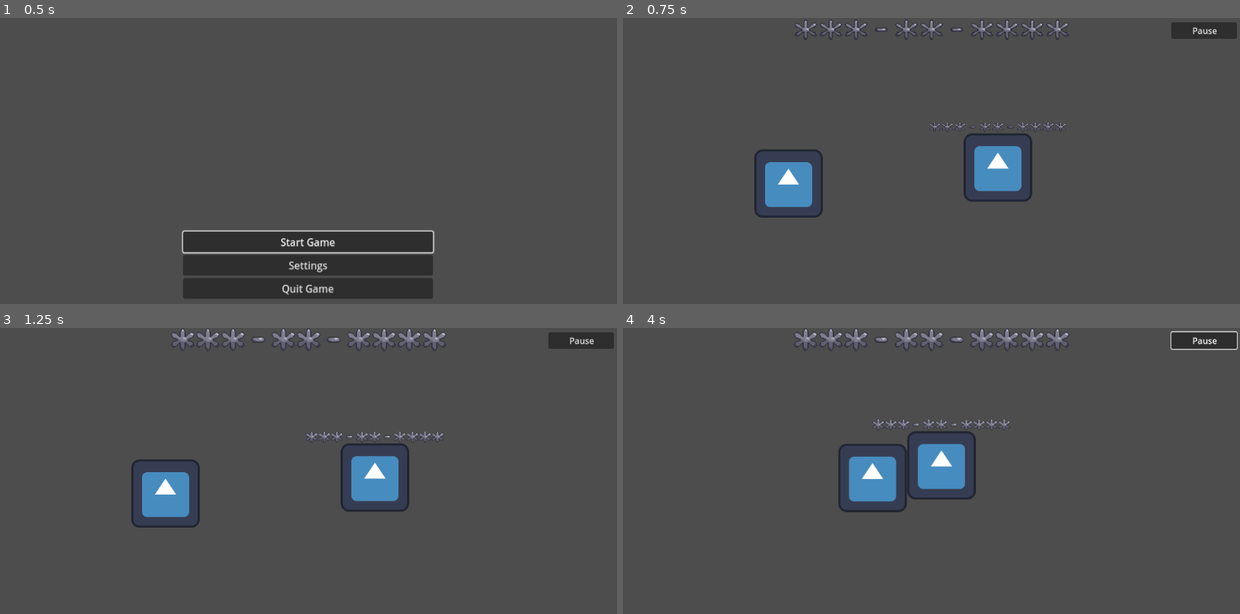
Above: before the commit, frames 1-4 (two rows, left to right).
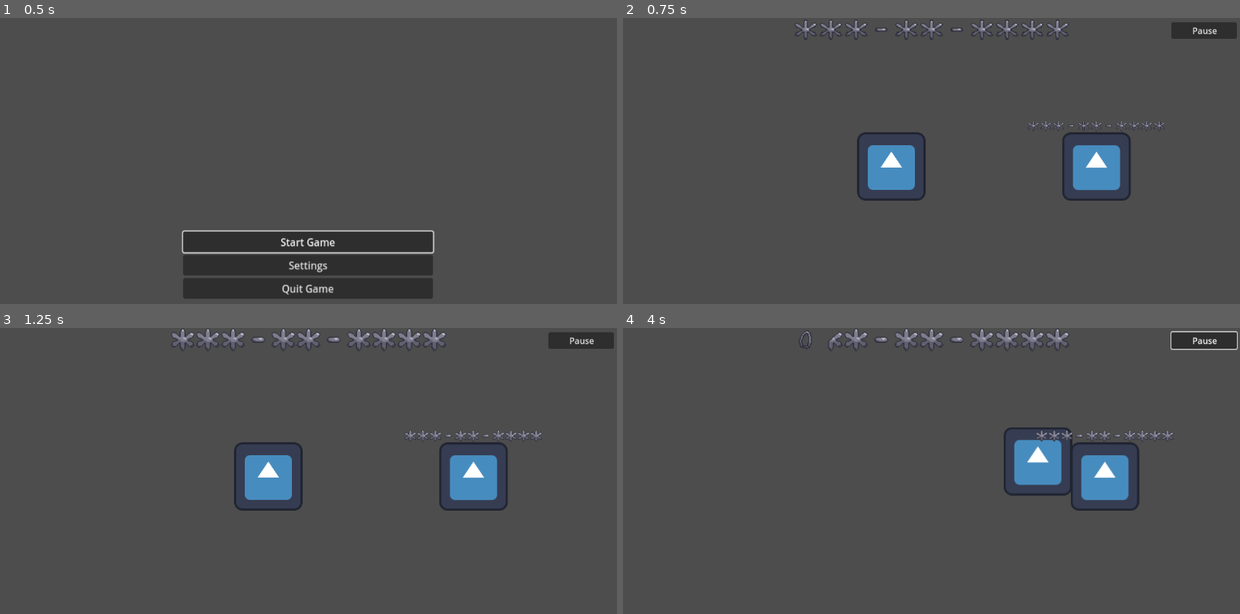
Above: after the commit, the same moments.

Repository: gabcorn/Project1-ECEN4273
Game: Godot game, scene res://Game_Logic_and_UI/main_menu.tscn
Same seed, same stepped clock (60 frames per second), same inputs: the game is played once before the commit and once after it. The engine's default icon, where the game draws it, is replaced by a stand-in: a white triangle on a blue panel in a dark square.
Inputs:
- Up to frame 1 (0.5 s): no input
- Up to frame 2 (0.75 s): click "Start Game" at 0.5 s
- Up to frame 3 (1.25 s): no input
- Up to frame 4 (4 s): click "Pause" at 1.25 s; click "Return to Play" at 2 s; hold Right (Right) from 2.78 s (still down); tap Up (Up) at 3.02, 3.77 s

Frame 1 is identical in both runs. In frame 2, 6.5% of the frame differs, in the area x 21-88%, y 36-70%; in frame 3, 6.6%; in frame 4, 7.0%, in the area x 27-90%, y 0-65%.

Commit message:
Villain Damage Works

Diff:
--- /dev/null
+++ b/Character_Related/freedom_pills.gd
@@ -0,0 +1,41 @@
+extends CharacterBody2D
+
+
+const SPEED = 5
+var VELOCITY = Vector2(0.0, 0.0)
+var DIR = Vector2(0.0, 0.0)
+# const JUMP_VELOCITY = -400.0
+
+func _init() -> void:
+	self.rotation = DIR.angle()
+	VELOCITY = SPEED * DIR
+	move_and_collide(VELOCITY)
+
+
+func _physics_process(delta: float) -> void:
+	var collision = move_and_collide(VELOCITY)
+	if collision:
+		var collider = collision.get_collider()
+		if collider.name == "Player" or collider.name == "Villain":
+			collider.take_damage(3)
+
+		self.get_tree().queue_delete(self)
+
+
+	# Add the gravity.
+	#if not is_on_floor():
+	#	velocity += get_gravity() * delta
+
+	# Handle jump.
+	#if Input.is_action_just_pressed("ui_accept") and is_on_floor():
+	#	velocity.y = JUMP_VELOCITY
+
+	# Get the input direction and handle the movement/deceleration.
+	# As good practice, you should replace UI actions with custom gameplay actions.
+	#var direction := Input.get_axis("ui_left", "ui_right")
+	#if direction:
+	#	velocity.x = direction * SPEED
+	#else:
+	#	velocity.x = move_toward(velocity.x, 0, SPEED)
+
+	#move_and_slide()
--- /dev/null
+++ b/Character_Related/freedom_pills.tscn
@@ -0,0 +1,17 @@
+[gd_scene load_steps=4 format=3 uid="uid://ccire0j347s2v"]
+
+[ext_resource type="Script" path="res://Character_Related/freedom_pills.gd" id="1_5u5sl"]
+[ext_resource type="Texture2D" uid="uid://bkq1ogt7ncr5w" path="res://icon.svg" id="3_hwttu"]
+
+[sub_resource type="RectangleShape2D" id="RectangleShape2D_qjegg"]
+size = Vector2(128, 128)
+
+[node name="FreedomPill" type="CharacterBody2D"]
+scale = Vector2(0.3, 0.3)
+script = ExtResource("1_5u5sl")
+
+[node name="FreedomArea" type="CollisionShape2D" parent="."]
+shape = SubResource("RectangleShape2D_qjegg")
+
+[node name="Sprite2D" type="Sprite2D" parent="."]
+texture = ExtResource("3_hwttu")
--- a/Character_Related/villain_logic.gd
+++ b/Character_Related/villain_logic.gd
@@ -1,9 +1,17 @@
 extends "res://Character_Related/movement.gd"
+
+
+#const SPEED = 5.0
+var scene = load("res://Character_Related/freedom_pills.tscn")
+#const JUMP_VELOCITY = -400.0
+var time2 = 0
+var time1 = 0
 
 func _ready() -> void:
 	set_health_bar($Health_Bar)
 	generate_random_SSN()
 	#update_health_bar()
+
 
 func _physics_process(delta: float) -> void:
 	# Add the gravity.
@@ -11,15 +19,25 @@
 
 	# Get the input direction and handle the movement/deceleration.
 	# As good practice, you should replace UI actions with custom gameplay actions.
-	var dist_vec = get_parent().get_node("Player").global_position - self.global_position
+	var dist_vec = get_parent().get_node("Player").global_position - self.global_position + Vector2(64,64)
 	var dist = ((dist_vec.x ** 2) + (dist_vec.y ** 2)) ** .5
 	var direction = dist_vec.normalized()
 	var velocity = 0
+	time2 = time2 + 1
 
 
 	if dist < 400:
+		velocity = direction * 0
+		if time2 > time1 + int(2 / delta):
+			var instance = scene.instantiate()
+			instance.position = self.position + 70 * direction
+			instance.DIR = direction
+			self.get_parent().add_child(instance)
+			instance._init()
+			time1 = time2
+	elif dist < 800:
 		velocity = direction * SPEED
 	else:
 		velocity = Vector2(0, 0)
 
-	var collision = move_and_collide(velocity)
+	move_and_collide(velocity)
--- a/Map_Related/Map.tscn
+++ b/Map_Related/Map.tscn
@@ -11,7 +11,7 @@
 [node name="Map" type="Node2D"]
 
 [node name="Player" parent="." instance=ExtResource("1_2xggm")]
-position = Vector2(236, 262)
+position = Vector2(428, 230)
 
 [node name="Area2D" type="Area2D" parent="."]
 
@@ -25,4 +25,4 @@
 [node name="CanvasLayer" parent="." instance=ExtResource("3_q0om5")]
 
 [node name="Villain" parent="." instance=ExtResource("4_eu8aw")]
-position = Vector2(700, 280)
+position = Vector2(914, 277)
